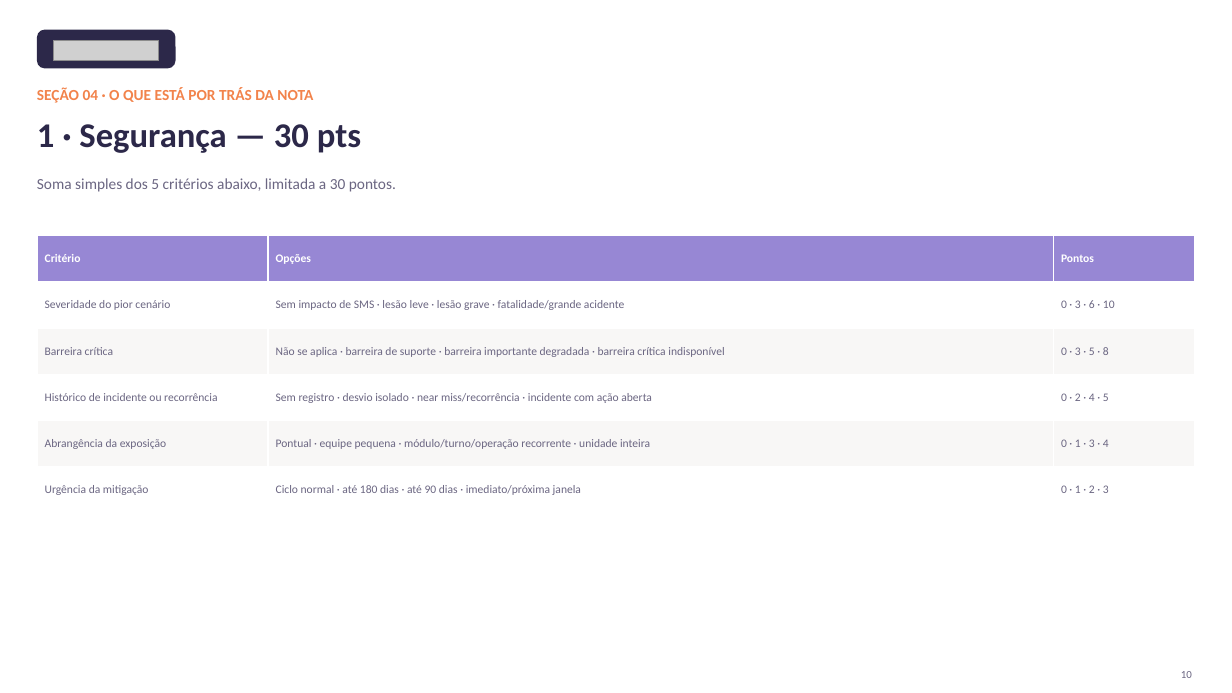
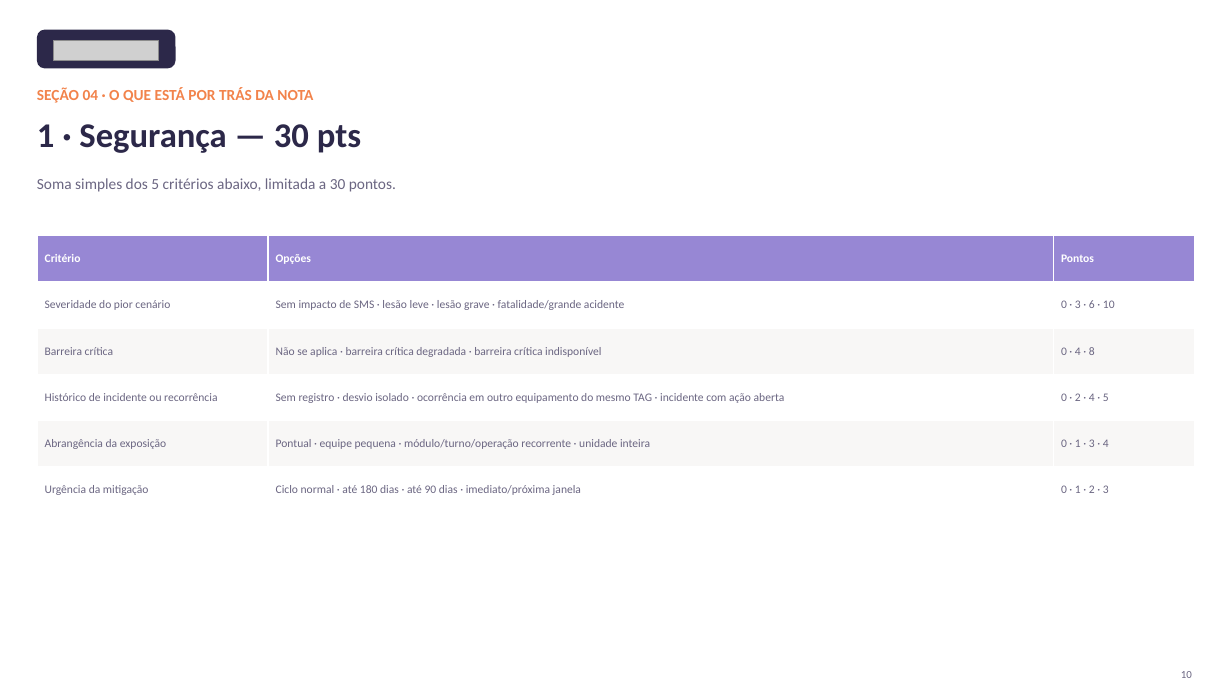
Before and after one commit to LucasRibaas/Planejamento, a slide deck: slide 11 of Planejamento_Integrado_Operacoes_Topside.pptx. Drawn at 1232x693 pixels with LibreOffice and Linux fonts; fonts in the diff are those of the drawing; grey boxes stand for pictures. Boxes give left, top, right and bottom in pixels: in the first picture for what was removed or moved away, otherwise in the second. Text is boxed around its words. In the diff, an @@ line names an element or a change of style, - is before the commit and + after.

```diff
--- a/Planejamento_Integrado_Operacoes_Topside.pptx
+++ b/Planejamento_Integrado_Operacoes_Topside.pptx
@@ table at box(37, 236, 1195, 513) @@
-row 3, column 2: Não se aplica · barreira de suporte · barreira importante degradada · barreira crítica indisponível
+row 3, column 2: Não se aplica · barreira crítica degradada · barreira crítica indisponível
-row 3, column 3: 0 · 3 · 5 · 8
+row 3, column 3: 0 · 4 · 8
-row 4, column 2: Sem registro · desvio isolado · near miss/recorrência · incidente com ação aberta
+row 4, column 2: Sem registro · desvio isolado · ocorrência em outro equipamento do mesmo TAG · incidente com ação aberta
```
Also in this commit, not shown: 2 other files.
